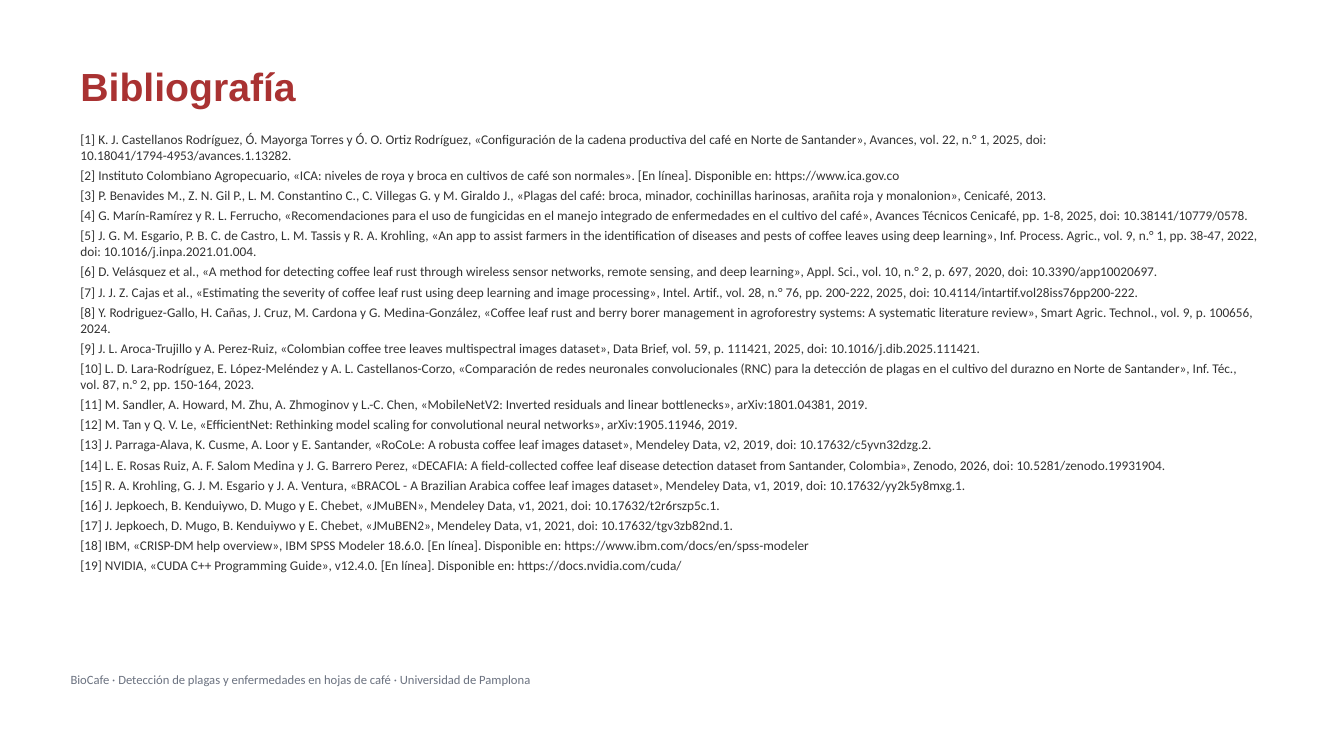
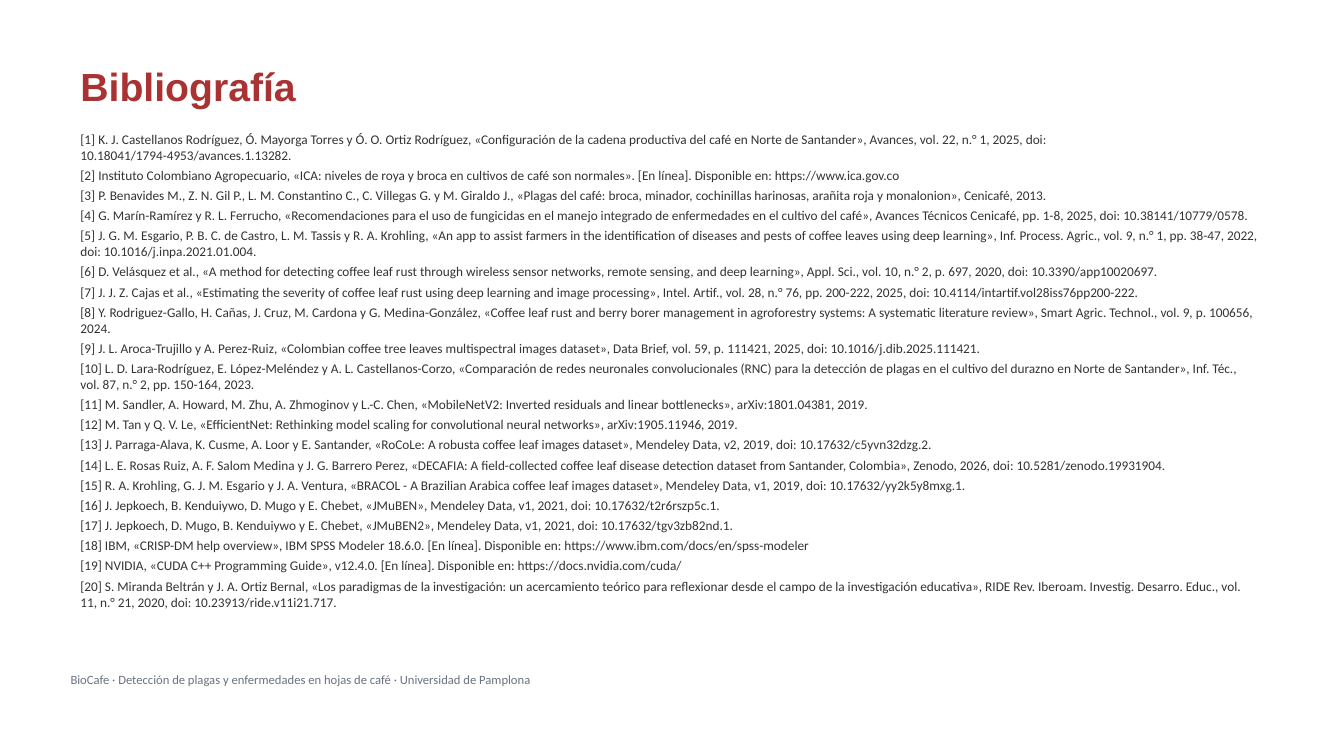
Before and after one commit to heyleyp14/cafe, a slide deck: slide 18 of entrega/Presentacion_BioCafe.pptx. Drawn at 1344x756 pixels with LibreOffice and Linux fonts; fonts in the diff are those of the drawing; background and template pictures are left out. Boxes give left, top, right and bottom in pixels: in the first picture for what was removed or moved away, otherwise in the second. Text is boxed around its words. In the diff, an @@ line names an element or a change of style, - is before the commit and + after.

```diff
--- a/entrega/Presentacion_BioCafe.pptx
+++ b/entrega/Presentacion_BioCafe.pptx
@@ text at <box>80,581,1240,609</box>: paragraph added @@
+[20] S. Miranda Beltrán y J. A. Ortiz Bernal, «Los paradigmas de la investigación: un acercamiento teórico para reflexionar desde el campo de la investigación educativa», RIDE Rev. Iberoam. Investig. Desarro. Educ., vol. 11, n.° 21, 2020, doi: 10.23913/ride.v11i21.717.
```
Also in this commit, not shown: 2 other slides changed, 1 slide added, 1 slide removed, 1 other file.
